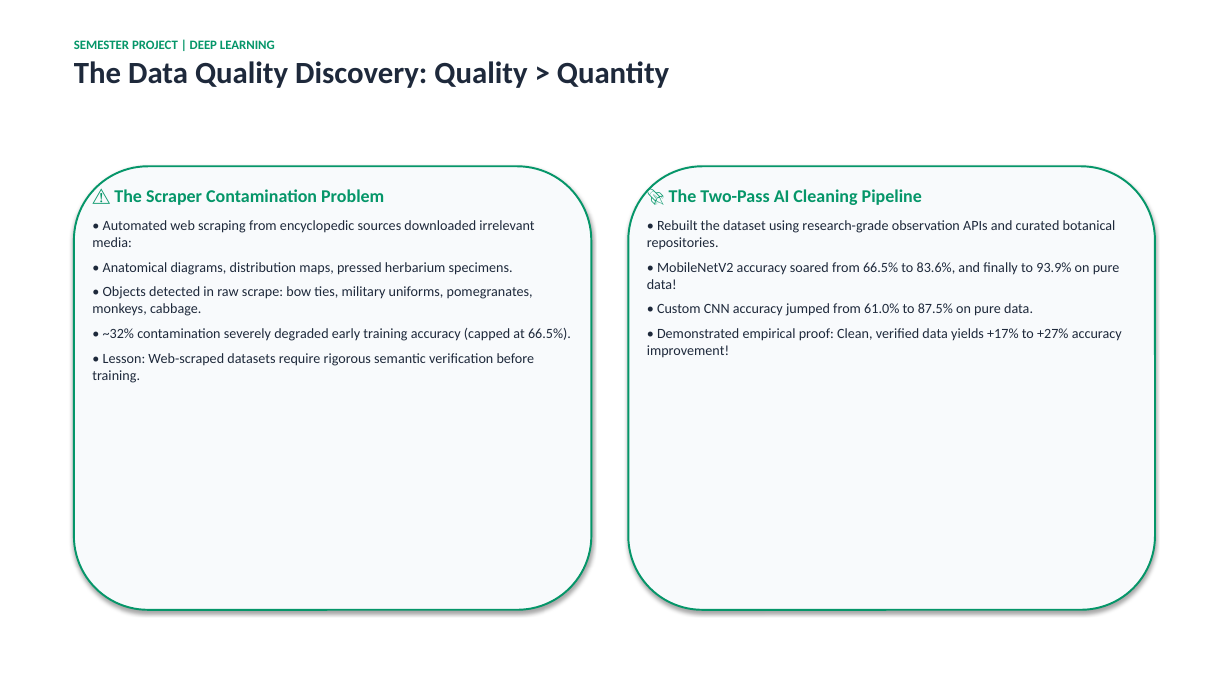
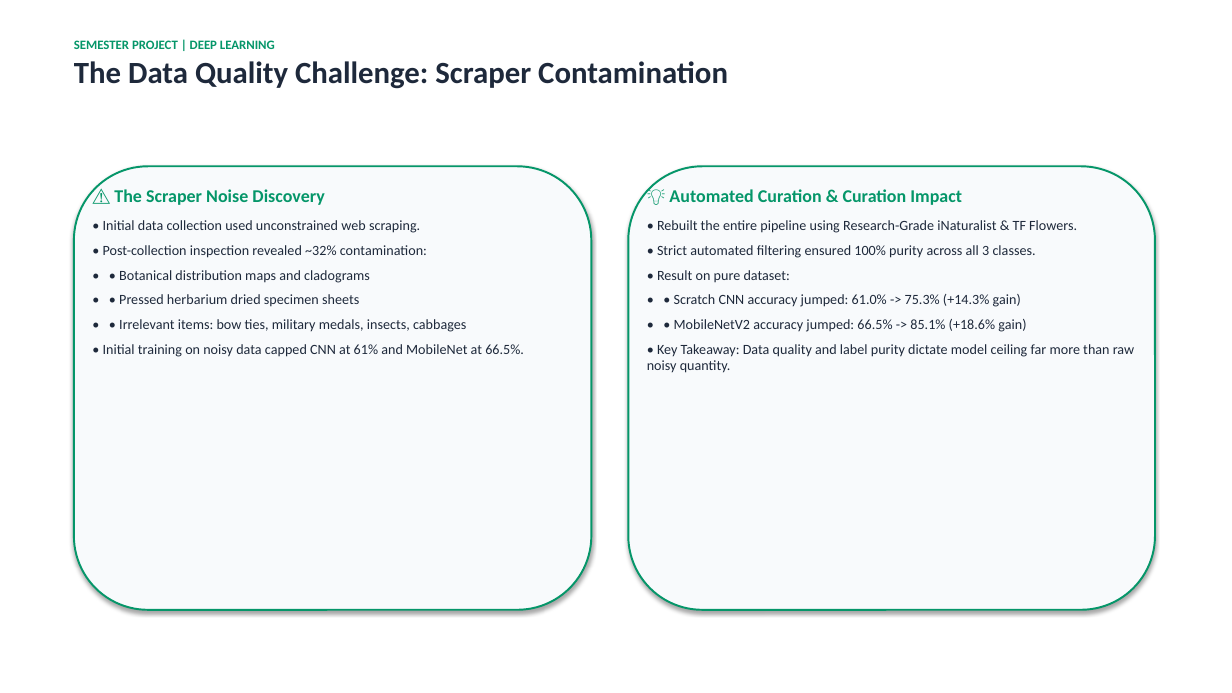
Before and after one commit to iamahmadishtiaq/lily-flower-classification, a slide deck: slide 4 of web/public/downloads/Lily_Classification_Presentation.pptx. Drawn at 1232x693 pixels with LibreOffice and Linux fonts; fonts in the diff are those of the drawing. Boxes give left, top, right and bottom in pixels: in the first picture for what was removed or moved away, otherwise in the second. Text is boxed around its words. In the diff, an @@ line names an element or a change of style, - is before the commit and + after.

Commit message:
Complete 15,276 dataset training, updated reports, presentation, crawler weights, and voiceover script

```diff
--- a/web/public/downloads/Lily_Classification_Presentation.pptx
+++ b/web/public/downloads/Lily_Classification_Presentation.pptx
@@ text at bbox=[74, 61, 728, 89]: text changed @@
-The Data Quality Discovery: Quality > Quantity
+The Data Quality Challenge: Scraper Contamination
@@ text at bbox=[103, 189, 524, 357]: text changed @@
-⚠️ The Scraper Contamination Problem
-• Automated web scraping from encyclopedic sources downloaded irrelevant media:
-• Anatomical diagrams, distribution maps, pressed herbarium specimens.
-• Objects detected in raw scrape: bow ties, military uniforms, pomegranates, monkeys, cabbage.
-• ~32% contamination severely degraded early training accuracy (capped at 66.5%).
-• Lesson: Web-scraped datasets require rigorous semantic verification before training.
+⚠️ The Scraper Noise Discovery
+• Initial data collection used unconstrained web scraping.
+• Post-collection inspection revealed ~32% contamination:
+• • Botanical distribution maps and cladograms
+• • Pressed herbarium dried specimen sheets
+• • Irrelevant items: bow ties, military medals, insects, cabbages
+• Initial training on noisy data capped CNN at 61% and MobileNet at 66.5%.
@@ text at bbox=[647, 189, 1134, 373]: text changed @@
-🚀 The Two-Pass AI Cleaning Pipeline
-• Rebuilt the dataset using research-grade observation APIs and curated botanical repositories.
-• MobileNetV2 accuracy soared from 66.5% to 83.6%, and finally to 93.9% on pure data!
-• Custom CNN accuracy jumped from 61.0% to 87.5% on pure data.
-• Demonstrated empirical proof: Clean, verified data yields +17% to +27% accuracy improvement!
+💡 Automated Curation & Curation Impact
+• Rebuilt the entire pipeline using Research-Grade iNaturalist & TF Flowers.
+• Strict automated filtering ensured 100% purity across all 3 classes.
+• Result on pure dataset:
+• • Scratch CNN accuracy jumped: 61.0% -> 75.3% (+14.3% gain)
+• • MobileNetV2 accuracy jumped: 66.5% -> 85.1% (+18.6% gain)
+• Key Takeaway: Data quality and label purity dictate model ceiling far more than raw noisy quantity.
```
Also in this commit, not shown: 8 other slides changed, 17 other files.
